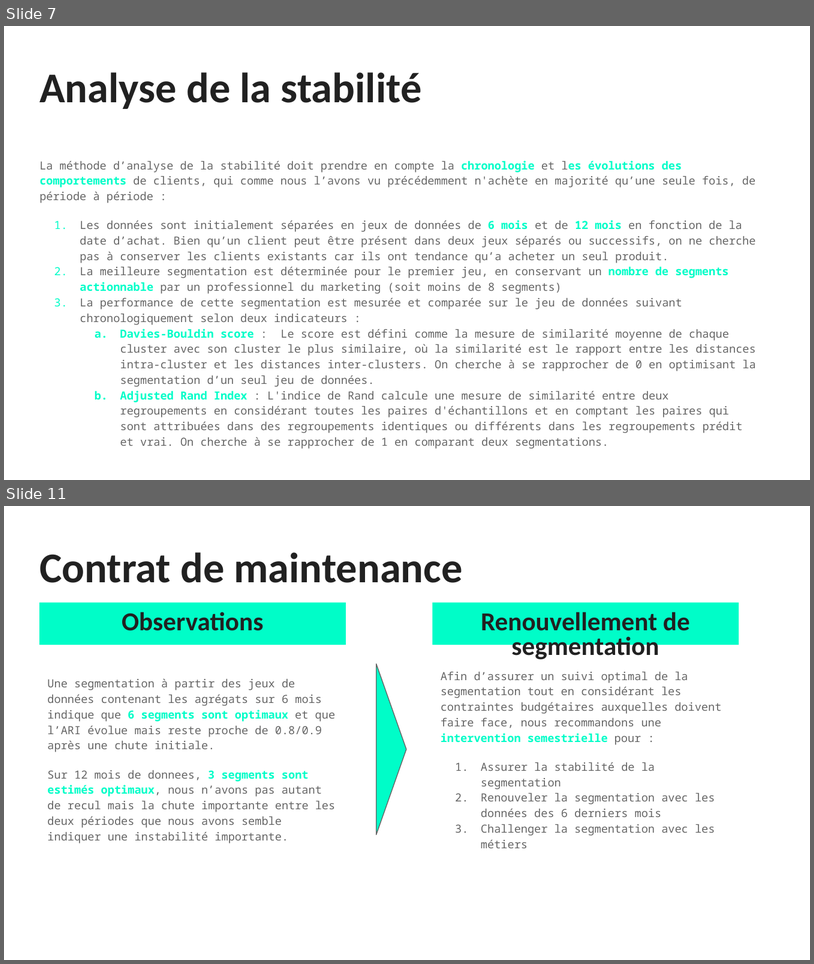
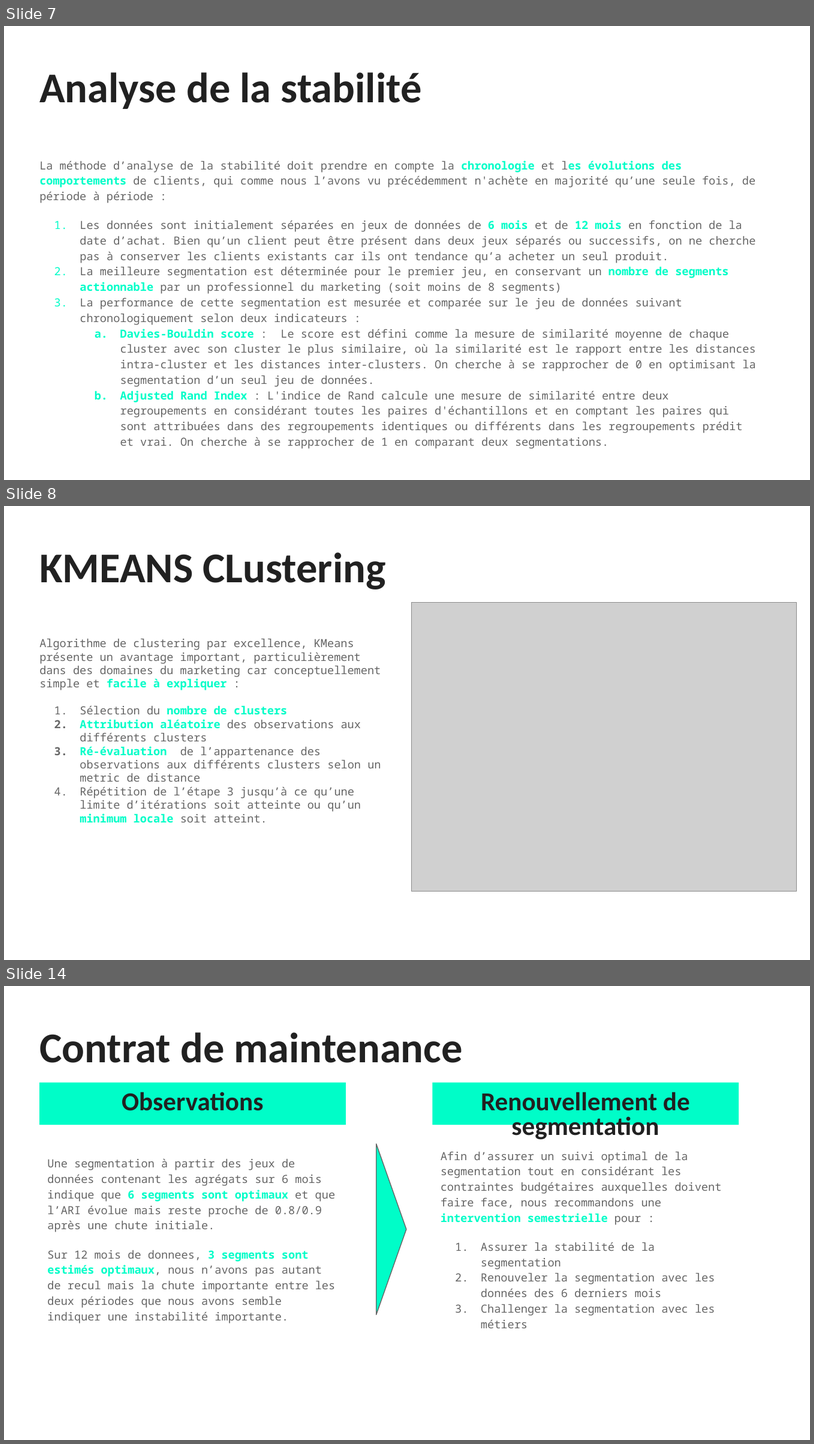
Before and after one commit to Laoban-man/P5_segmentation, a slide deck: source/P5_01_Support.pptx. Shown one above the other, each under a label of ours: slides 7 and 11 before the commit, slides 7, 8 and 14 after it; the slides between them are not shown. The pictures are 814x964 and 814x1444 pixels, drawn with LibreOffice and Linux fonts; fonts in the diff are those of the drawing; grey boxes stand for pictures. Boxes give left, top, right and bottom in pixels: in the first picture for what was removed or moved away, otherwise in the second. Text is boxed around its words. In the diff, an @@ line names an element or a change of style, - is before the commit and + after.

```diff
--- a/source/P5_01_Support.pptx
+++ b/source/P5_01_Support.pptx
@@ slide 8 added at (4,506,810,960), background #FFFFFF @@
@@ title added at (39,552,386,589), 37.8 pt, text #212121, bold @@
+KMEANS CLustering
@@ picture added at (411,603,797,891) @@
@@ text added at (39,639,381,823), 10 pt, text #666666 @@
+Algorithme de clustering par excellence, KMeans présente un avantage important, particulièrement dans des domaines du marketing car conceptuellement simple et facile à expliquer :
+1. Sélection du nombre de clusters
+2. Attribution aléatoire des observations aux différents clusters
+3. Ré-évaluation de l’appartenance des observations aux différents clusters selon un metric de distance
+4. Répétition de l’étape 3 jusqu’à ce qu’une limite d’itérations soit atteinte ou qu’un minimum locale soit atteint.
@@ what was slide 11 is now slide 14 @@
```
Also in this commit, not shown: 5 slides changed, 3 other slides added, 8 other files.
